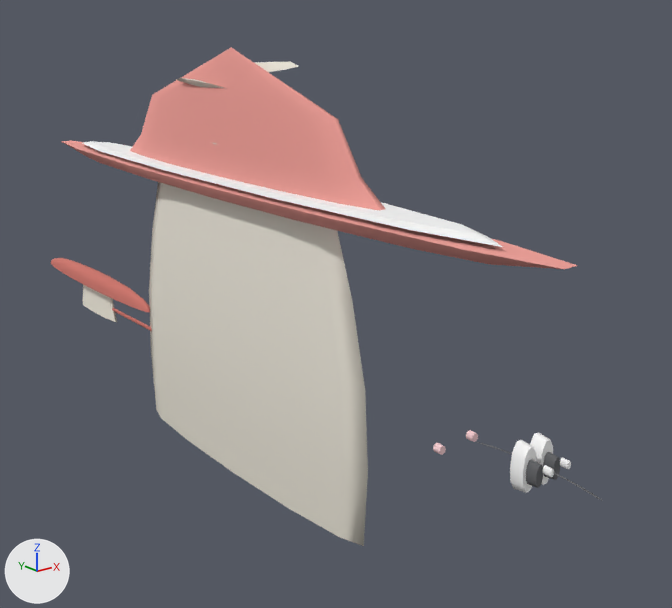
An edit to the glTF model web-forest/public/model/species/marasmius-wynneae.glb, drawn before and after from the same camera.
Rendered twice from a camera (50 mm lens) standing at (-0.359, -0.579, 0.343) and looking at (0.059, -0.057, 0.134). The axes (+X, +Y, +Z) are drawn at lower left. The lights are the same throughout. The older version comes first. Vertices at exactly the same position are counted once.

The older version as bpy lines, for what is in view:
```python
me_mesh_0 = bpy.data.meshes.new('Mesh_0')
me_mesh_0.from_pydata(...)  # 385 vertices, 724 faces; spans x -0.138..0.138, y -0.148..0.134, z 0.0..1.0
me_mesh_0.materials.append(mat_flat)
me_mesh_1 = bpy.data.meshes.new('Mesh_1')
me_mesh_1.from_pydata(...)  # 111 vertices, 212 faces; spans x -0.059..0.041, y -0.001..0.162, z -0.036..0.092
me_mesh_1.materials.append(mat_flat)
ob_body = bpy.data.objects.new('body', None)
ob_body.location = (0.0, -0.0156, 0.0)
ob_body.scale = (0.174, 2.2, 0.32)
ob_p0 = bpy.data.objects.new('p0', me_mesh_1)
ob_p0.parent = ob_body
ob_p0.location = (0.0, 0.0, 0.242)
ob_p0.rotation_euler = (0.0, -0.00466, 0.0)  # degrees (0, -0.3, 0)
ob_stalk = bpy.data.objects.new('stalk', me_mesh_0)
ob_stalk.parent = ob_body
ob_stalk.location = (0.0, 0.0, 0.0)
```
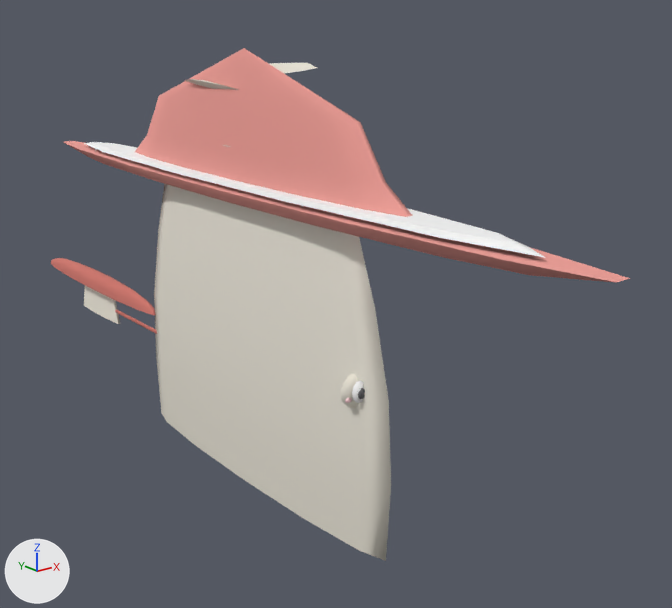
ob_body is not drawn itself; it is the parent of ob_stalk, ob_p0, ob_p2, ob_p3, ob_p4, ob_p5, ob_p6, ob_p7.

Scene script edits in JSON lines:
```json
{"block": "me_mesh_0", "where": "# used by ob_stalk; parent = ob_body; location = (0.0, 0.0, 0.0)"}
{"op": "remove", "block": "me_mesh_0", "code": "me_mesh_0.from_pydata(...)  # 385 vertices, 724 faces; spans x -0.138..0.138, y -0.148..0.134, z 0.0..1.0"}
{"op": "add", "block": "me_mesh_0", "code": "me_mesh_0.from_pydata(...)  # 427 vertices, 804 faces; spans x -0.138..0.138, y -0.134..0.134, z 0.0..1.0"}
{"block": "me_mesh_0", "change": "me_mesh_0 part 1"}
{"block": "me_mesh_0", "change": "30 vertices are removed from x -0.076..0.087, y -0.135..-0.101, z 0.335..0.402"}
{"block": "me_mesh_0", "change": "194 faces are deleted"}
{"block": "me_mesh_0", "change": "146 vertices move from x -0.091..0.091, y -0.135..-0.101, z 0.319..0.405 to x -0.094..0.094, y -0.058..-0.052, z 0.313..0.386"}
{"block": "me_mesh_0", "change": "28 vertices are added at x -0.038..0.094, y -0.058..-0.053, z 0.34..0.394"}
{"block": "me_mesh_0", "change": "194 new faces join them"}
{"block": "me_mesh_0", "change": "me_mesh_0 part 2: 84 kept faces spanning x -0.094..0.094, y -0.058..-0.052, z 0.313..0.386 get new vertex colours"}
{"block": "me_mesh_0", "change": "other edits to the shape of me_mesh_0 do not show in these pictures"}
{"op": "set", "path": "ob_body.location", "old": "(0.0, -0.0156, 0.0)", "new": "(0.0, -0.0316, 0.0)"}
{"op": "set", "path": "ob_body.scale", "old": "(0.174, 2.2, 0.32)", "new": "(0.174, 2.3, 0.32)"}
```

What differs and where, as boxes (x1, y1, x2, y2) in the pictures (672 x 608 px; the box of a moved part takes in the faces that stretch with it):
```json
{"object": "stalk", "change": "reshaped, moved, rescaled", "before": [61, 47, 603, 546], "after": [64, 48, 630, 561]}
{"object": "p0", "change": "moved, rescaled", "before": [51, 258, 152, 331], "after": [51, 258, 157, 334]}
{"object": "p7", "change": "moved, rescaled", "before": [255, 61, 299, 72], "after": [269, 63, 317, 74], "on screen": "9% wider"}
{"object": "p6", "change": "moved, rescaled", "before": [175, 78, 224, 88], "after": [184, 79, 238, 90], "on screen": "10% wider, 9% taller"}
{"part": 1, "of": "me_mesh_0", "change": "moved or reshaped", "before": [436, 430, 571, 493], "after": [341, 374, 365, 403]}
{"part": 2, "of": "me_mesh_0", "change": "recoloured", "before": [433, 431, 555, 488], "after": [341, 376, 363, 408]}
```
